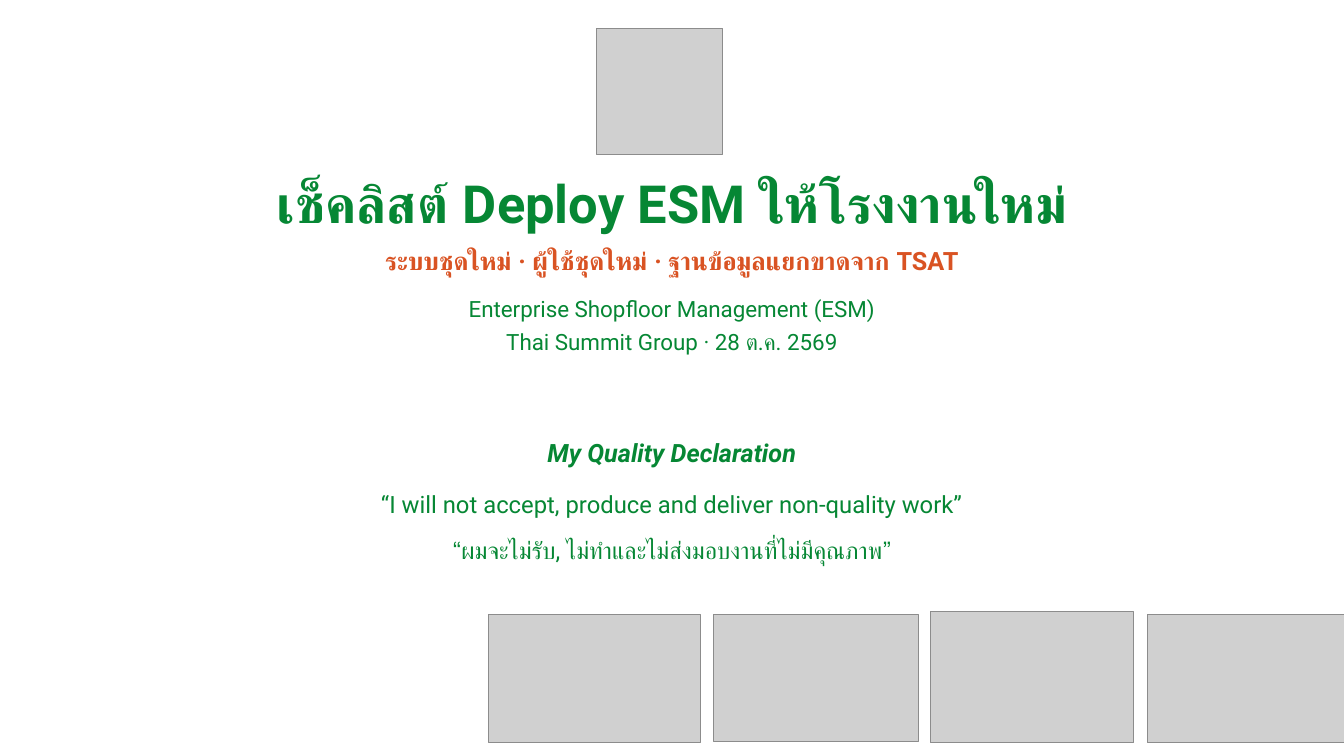
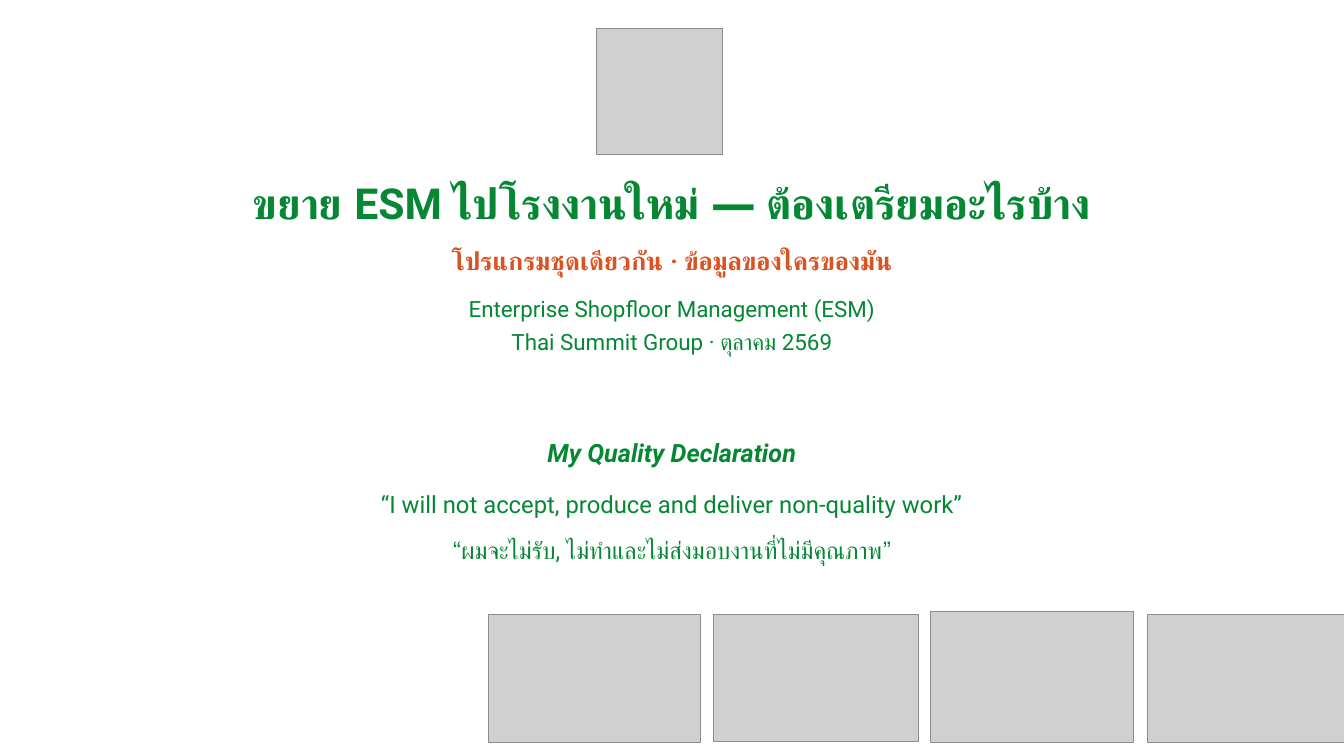
Before and after one commit to tsat4pd3-sketch/4Mmanagement, a slide deck: slide 1 of docs/meetings/ESM_New_Factory_Deploy_Checklist_2026-10-28.pptx. Drawn at 1344x756 pixels with LibreOffice and Linux fonts; fonts in the diff are those of the drawing; grey boxes stand for pictures. Boxes give left, top, right and bottom in pixels: in the first picture for what was removed or moved away, otherwise in the second. Text is boxed around its words. In the diff, an @@ line names an element or a change of style, - is before the commit and + after.

```diff
--- a/docs/meetings/ESM_New_Factory_Deploy_Checklist_2026-10-28.pptx
+++ b/docs/meetings/ESM_New_Factory_Deploy_Checklist_2026-10-28.pptx
@@ text at (253,186,1091,220): text changed; size 37.5 to 30.5 pt @@
-เช็คลิสต์ Deploy ESM ให้โรงงานใหม่
+ขยาย ESM ไปโรงงานใหม่ — ต้องเตรียมอะไรบ้าง
@@ text at (452,250,892,276): text changed @@
-ระบบชุดใหม่ · ผู้ใช้ชุดใหม่ · ฐานข้อมูลแยกขาดจาก TSAT
+โปรแกรมชุดเดียวกัน · ข้อมูลของใครของมัน
@@ text at (511,333,832,357): text changed @@
-Thai Summit Group · 28 ต.ค. 2569
+Thai Summit Group · ตุลาคม 2569
```
Also in this commit, not shown: 4 other slides changed, 8 slides added, 9 slides removed, 5 other files.
